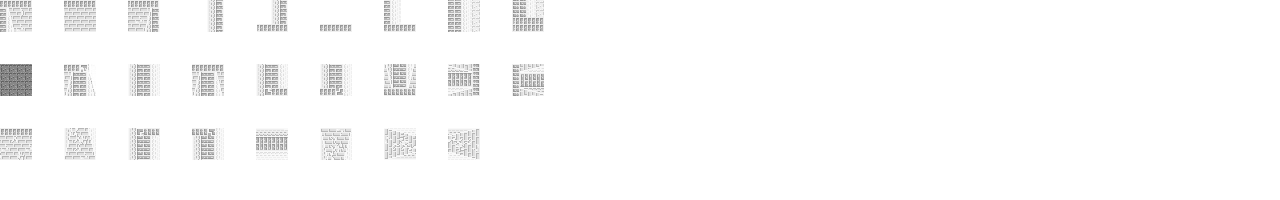
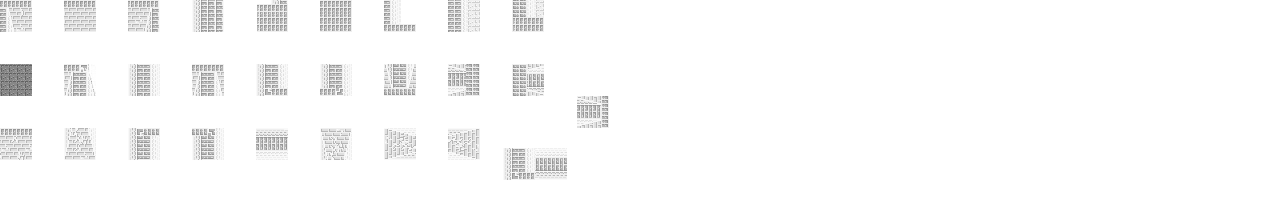
The second (1280, 200) image is a revision of the first. Changes to its layers:
added layer "Layer 17" above "Layer 4" over left=208, top=0, right=215, bottom=32
showed "Layer 5 copy" over left=466, top=0, right=476, bottom=16
showed "Layer 5" over left=466, top=9, right=476, bottom=32
added layer "Layer 7" above "Layer 8" over left=466, top=64, right=472, bottom=96
added layer "Layer 8" above "Layer 9" over left=520, top=64, right=527, bottom=96
added layer "Layer 9" above "Layer 10" over left=503, top=148, right=535, bottom=180
added layer "Layer 10" above "Layer 12" over left=577, top=96, right=609, bottom=128
added layer "Layer 12" above "Layer 13 copy 2" over left=535, top=148, right=567, bottom=180
added layer "Layer 13 copy 2" above "Layer 13 copy" over left=257, top=4, right=288, bottom=12
added layer "Layer 13 copy" above "Layer 13" over left=257, top=10, right=288, bottom=18
added layer "Layer 13" above "Layer 15" over left=257, top=17, right=288, bottom=24
added layer "Layer 15" above "Layer 14" over left=320, top=12, right=352, bottom=17
added layer "Layer 14" above "Layer 16" over left=320, top=0, right=352, bottom=15
added layer "Layer 16" above "Layer 0" over left=192, top=0, right=209, bottom=32
painted on "Layer 0" over left=320, top=17, right=352, bottom=24
